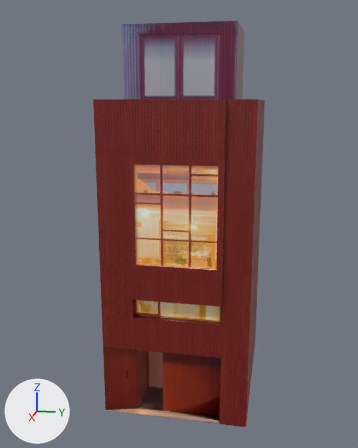
What one commit did to the OBJ model proyecto_2_T/proyecto_2_T/Models/facha_principal.obj.
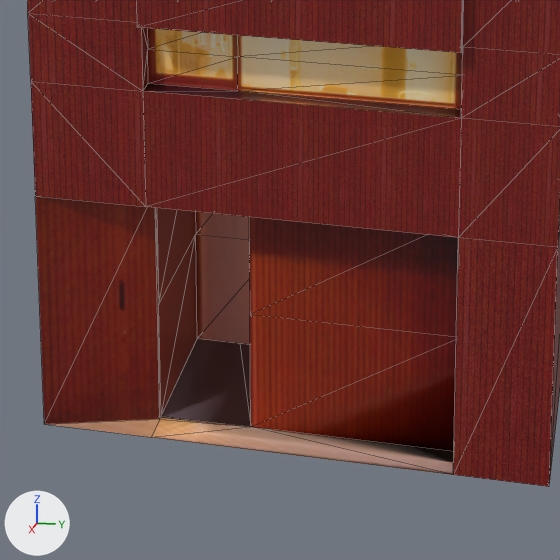
Each version appears first whole from a camera (50 mm lens) standing at (14.76, 2.53, 8.58) and looking at (0.53, -0.31, 5.03), and next in a close-up on the part from 26% to 70% of the width and 65% to 100% of the height. Lighting does not change. The marker at lower left points along +X, +Y and +Z. The close-ups show mesh edges as thin lines. Where no turn or scale is listed for an object, it has been applied to the vertices.

Script lines for the objects in view, before the commit:
```python
me_fachada_principal_cube_001 = bpy.data.meshes.new('fachada_principal_Cube.001')
me_fachada_principal_cube_001.from_pydata(...)  # 158 vertices, 314 faces; spans x -2.16..2.94, y -2.0..2.0, z 0.01..10.73
# faces by material slot: [124, 190]
me_fachada_principal_cube_001.materials.append(mat_fachada)  # picture img_fachada_png
me_fachada_principal_cube_001.materials.append(mat_madera)  # picture img_madera_fachada_png
ob_fachada_principal_cube_001 = bpy.data.objects.new('fachada_principal_Cube.001', me_fachada_principal_cube_001)
ob_fachada_principal_cube_001.location = (0.0, 0.0, 0.0)
```
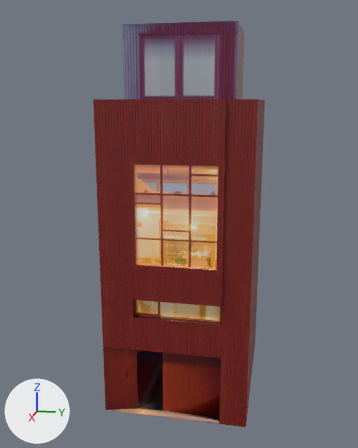
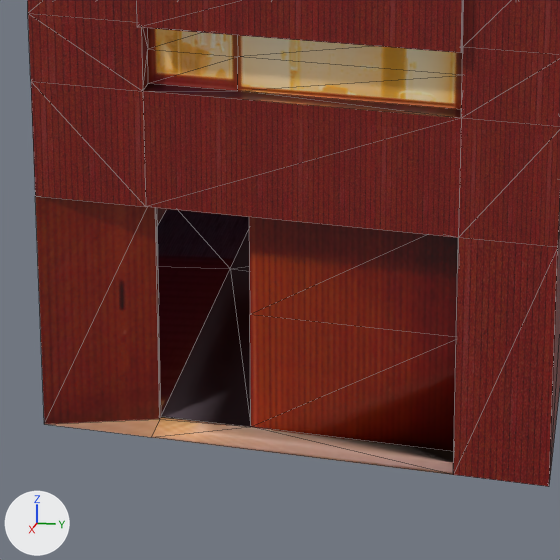
The newer file is also turned or shifted as a whole; pictures and numbers use the older file's frame.

What differs and where, as boxes [x1, y1, x2, y2] in the close-ups (560 x 560 px):
```json
{"part": 1, "of": "me_fachada_principal_cube_001", "change": "deleted", "before": [157, 208, 250, 415], "on screen": "brown"}
```

Edits to the scene script, one JSON object a line:
```json
{"block": "me_fachada_principal_cube_001", "where": "# used by ob_fachada_principal_cube_001; location = (0.0, 0.0, 0.0)"}
{"op": "remove", "block": "me_fachada_principal_cube_001", "code": "me_fachada_principal_cube_001.from_pydata(...)  # 158 vertices, 314 faces; spans x -2.16..2.94, y -2.0..2.0, z 0.01..10.73"}
{"op": "add", "block": "me_fachada_principal_cube_001", "code": "me_fachada_principal_cube_001.from_pydata(...)  # 152 vertices, 300 faces; spans x -2.16..2.94, y -2.0..2.0, z 0.01..10.73"}
{"block": "me_fachada_principal_cube_001", "change": "me_fachada_principal_cube_001 part 1"}
{"block": "me_fachada_principal_cube_001", "change": "6 vertices are removed from x 1.41, y -1.12..-0.38, z 0.01..2.0"}
{"block": "me_fachada_principal_cube_001", "change": "14 faces are deleted"}
```
